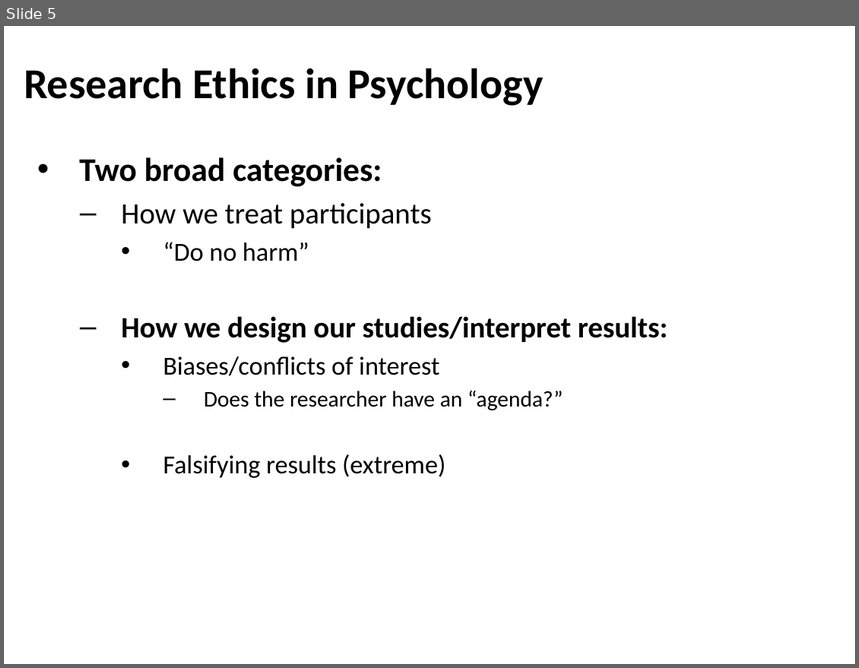
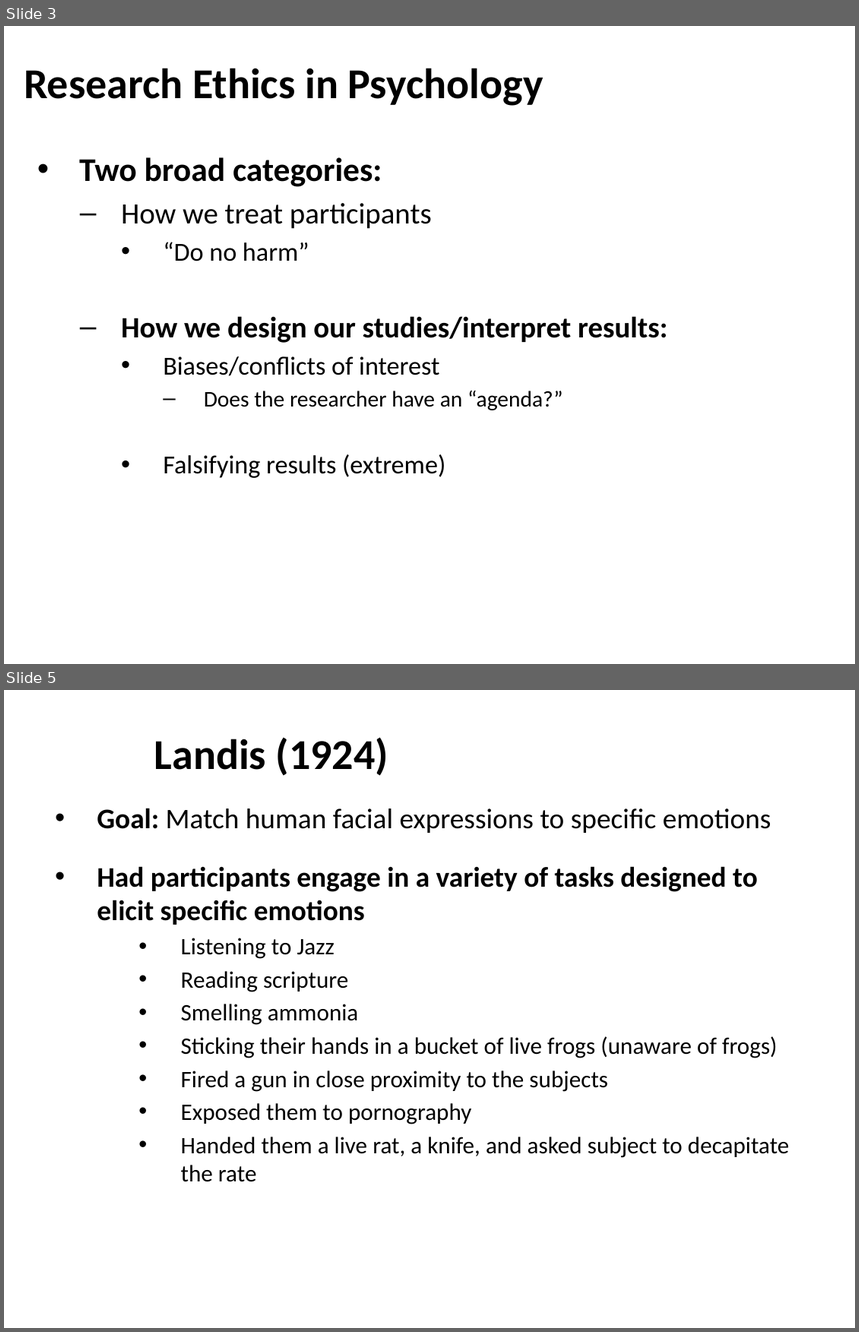
Before and after one commit to npm27/Teaching-Materials, a slide deck: Social Psych/Slides/3 Ethics.pptx. Shown one above the other, each under a label of ours: slide 5 before the commit, slides 3 and 5 after it; the slides between them are not shown. The pictures are 859x668 and 859x1332 pixels, drawn with LibreOffice and Linux fonts; fonts in the diff are those of the drawing. Boxes give left, top, right and bottom in pixels: in the first picture for what was removed or moved away, otherwise in the second. Text is boxed around its words. In the diff, an @@ line names an element or a change of style, - is before the commit and + after.

```diff
--- a/Social Psych/Slides/3 Ethics.pptx
+++ b/Social Psych/Slides/3 Ethics.pptx
@@ slide 5 added at (4, 690, 855, 1328), background #FFFFFF @@
@@ title added at (154, 737, 389, 776), 36 pt, text #000000, bold @@
+Landis (1924)
@@ text added at (97, 808, 789, 1182), 20 pt, text #000000 @@
+• Goal: Match human facial expressions to specific emotions
+• Had participants engage in a variety of tasks designed to elicit specific emotions
+    • Listening to Jazz
+    • Reading scripture
+    • Smelling ammonia
+    • Sticking their hands in a bucket of live frogs (unaware of frogs)
+    • Fired a gun in close proximity to the subjects
+    • Exposed them to pornography
+    • Handed them a live rat, a knife, and asked subject to decapitate the rate
@@ what was slide 5 is now slide 3 @@
```
Also in this commit, not shown: 11 slides changed, 1 other slide added, 9 slides removed.
